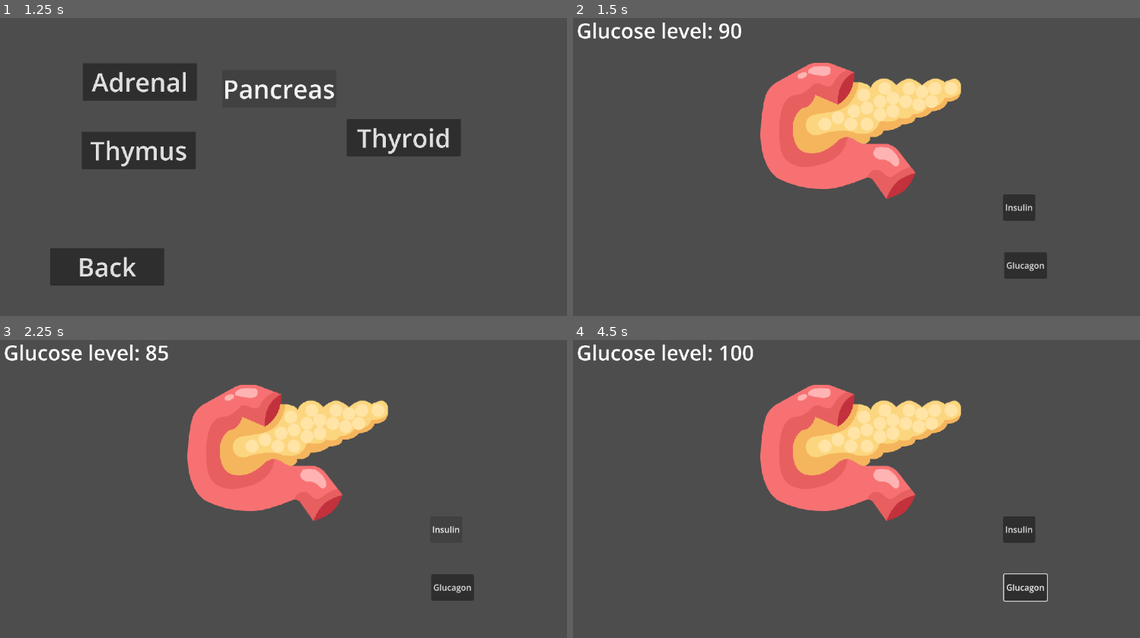
Above: before the commit, frames 1-4 (two rows, left to right).
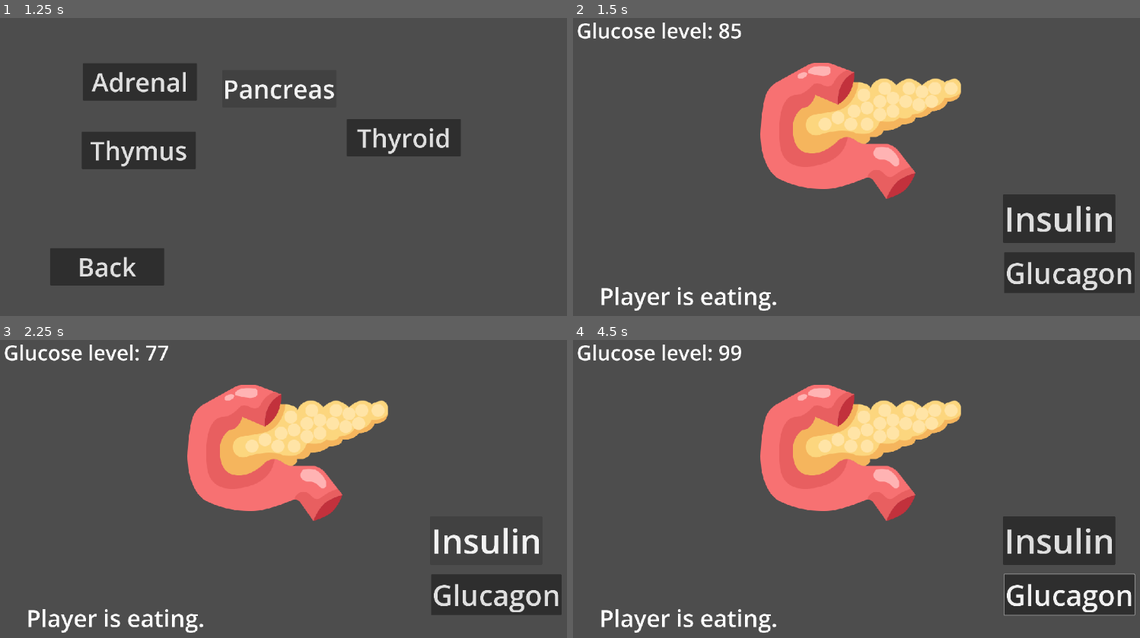
Above: after the commit, the same moments.

Repository: NileKnight1/hormonal-coordination
Game: Godot game, scene res://scenes/main_menu.tscn
Two runs of this game, one before a commit and one after it. Both use one fixed random seed, a clock stepped at 60 frames per second and the inputs below.
Inputs (mouse positions are in pixels of both pictures, inside the frame that each line leads up to):
- Up to frame 1 (1.25 s): click "Play as Gland" at 0.5 s
- Up to frame 2 (1.5 s): click "Pancreas" at 1.25 s
- Up to frame 3 (2.25 s): click "Insulin" at 2 s
- Up to frame 4 (4.5 s): click "Glucagon" at 2.75 s; tap Enter at 3.5 s; move the mouse to (992, 474) at 3.52 s; hold Right 3.53-4.28 s; tap Alt at 3.6 s; click (992, 474) at 3.67 s; tap Space at 4.25 s; move the mouse to (737, 509) at 4.27 s; hold Down from 4.28 s (still down); tap Shift at 4.35 s

Frame 1 is identical in both runs. In frame 2, 6.1% of the frame differs, in the area x 4-100%, y 1-99%; in frame 3, 4.0%; in frame 4, 6.3%.

Commit message:
i put events for pancreas that change glucose level and should be controlled by insulin and glucagon

Diff:
--- a/scenes/pancreas.gd
+++ /dev/null
@@ -1,24 +0,0 @@
-extends Node2D
-
-
-@onready var glucose_level_label = $Node/glucose_level
-var glucose_level = 90
-
-
-func _ready() -> void:
-	pass # Replace with function body.
-
-
-# Called every frame. 'delta' is the elapsed time since the previous frame.
-func _process(delta: float) -> void:
-	pass
-
-
-func _on_insulin_button_down() -> void:
-	glucose_level_label.text = "Glucose level: " + str(glucose_level - 5)
-	glucose_level -= 5
-
-
-func _on_glucagon_button_down() -> void:
-	glucose_level_label.text = "Glucose level: " + str(glucose_level + 5)
-	glucose_level += 5
--- a/scenes/pancreas.tscn
+++ b/scenes/pancreas.tscn
@@ -1,7 +1,7 @@
 [gd_scene format=3 uid="uid://4agiv0bp4wdw"]
 
 [ext_resource type="Texture2D" uid="uid://bnt7qqmfkoo10" path="res://assets/2864303.png" id="1_0pd53"]
-[ext_resource type="Script" uid="uid://w0jiuqgea12" path="res://scenes/pancreas.gd" id="1_c3nsg"]
+[ext_resource type="Script" uid="uid://w0jiuqgea12" path="res://scripts/pancreas.gd" id="1_c3nsg"]
 
 [node name="Node2D" type="Node2D" unique_id=457058763]
 script = ExtResource("1_c3nsg")
@@ -17,12 +17,24 @@
 layout_mode = 3
 anchors_preset = 0
 
+[node name="status" type="Label" parent="Node" unique_id=1936103788]
+layout_mode = 0
+offset_left = -493.0
+offset_top = 209.0
+offset_right = 134.0
+offset_bottom = 316.0
+scale = Vector2(0.57, 0.57)
+theme_override_font_sizes/font_size = 78
+text = "Player is nothing"
+
 [node name="insulin" type="Button" parent="Node" unique_id=1269174935]
 layout_mode = 0
 offset_left = 272.0
 offset_top = 47.0
 offset_right = 322.0
 offset_bottom = 97.0
+scale = Vector2(0.505, 0.505)
+theme_override_font_sizes/font_size = 127
 text = "Insulin"
 
 [node name="glucagon" type="Button" parent="Node" unique_id=1664811586]
@@ -31,6 +43,8 @@
 offset_top = 157.0
 offset_right = 355.0
 offset_bottom = 207.0
+scale = Vector2(0.48, 0.48)
+theme_override_font_sizes/font_size = 112
 text = "Glucagon"
 
 [node name="glucose_level" type="Label" parent="Node" unique_id=1744235648]
@@ -41,7 +55,7 @@
 offset_bottom = -239.0
 scale = Vector2(0.545, 0.545)
 theme_override_font_sizes/font_size = 72
-text = "Glucose level: 90"
+text = "Glucose level: 85"
 
 [connection signal="button_down" from="Node/insulin" to="." method="_on_insulin_button_down"]
 [connection signal="button_down" from="Node/glucagon" to="." method="_on_glucagon_button_down"]
--- a/scenes/pituitary.tscn
+++ b/scenes/pituitary.tscn
@@ -3,6 +3,11 @@
 [ext_resource type="Texture2D" uid="uid://tre3o8rwhrp" path="res://assets/image-removebg-preview.png" id="1_jhwi8"]
 
 [node name="Node2D" type="Node2D" unique_id=181875309]
+
+[node name="ImageRemovebgPreview" type="Sprite2D" parent="." unique_id=2139273411]
+position = Vector2(11, -117)
+scale = Vector2(0.724, 0.724)
+texture = ExtResource("1_jhwi8")
 
 [node name="Camera2D" type="Camera2D" parent="." unique_id=808609039]
 
@@ -12,7 +17,7 @@
 offset_right = 40.0
 offset_bottom = 40.0
 
-[node name="Button" type="Button" parent="Control" unique_id=1866667170]
+[node name="gh" type="Button" parent="Control" unique_id=1866667170]
 layout_mode = 0
 offset_left = 291.0
 offset_top = 106.0
@@ -22,7 +27,22 @@
 theme_override_font_sizes/font_size = 105
 text = "GH"
 
-[node name="ImageRemovebgPreview" type="Sprite2D" parent="." unique_id=2139273411]
-position = Vector2(11, -117)
-scale = Vector2(0.724, 0.724)
-texture = ExtResource("1_jhwi8")
+[node name="acth" type="Button" parent="Control" unique_id=143898230]
+layout_mode = 0
+offset_left = 295.0
+offset_top = -96.0
+offset_right = 458.0
+offset_bottom = 56.0
+scale = Vector2(0.545, 0.545)
+theme_override_font_sizes/font_size = 105
+text = "ACTH"
+
+[node name="adh" type="Button" parent="Control" unique_id=2073041327]
+layout_mode = 0
+offset_left = 299.00003
+offset_top = 9.0
+offset_right = 581.0
+offset_bottom = 161.0
+scale = Vector2(0.545, 0.545)
+theme_override_font_sizes/font_size = 105
+text = "ADH"
--- /dev/null
+++ b/scripts/pancreas.gd
@@ -0,0 +1,80 @@
+extends Node2D
+
+
+@onready var glucose_level_label = $Node/glucose_level
+@onready var status_label = $Node/status
+
+var glucose_level = 0
+
+
+#
+#func wait(x):
+	#await get_tree().create_timer(x).timeout
+
+
+func _ready() -> void:
+	glucose_change(85)
+	run()
+
+func death():
+	print("You're dead")
+
+func run():
+	while true:
+		var temp = randi_range(0,3)
+
+		match temp:
+			0:
+				await exercise()
+			1:
+				await fasting()
+			2:
+				await fastfood()
+			3:
+				await eating()
+
+		await get_tree().create_timer(5).timeout
+
+
+func glucose_change(x):
+	glucose_level += x
+	glucose_level_label.text = "Glucose level: " + str(glucose_level)
+	if glucose_level < 0:
+		death()
+	if glucose_level > 500:
+		death()
+
+func _on_insulin_button_down() -> void:
+	glucose_change(-8)
+
+
+func _on_glucagon_button_down() -> void:
+	glucose_level_label.text = "Glucose level: " + str(glucose_level + 5)
+	glucose_change(4)
+
+func eating():
+	status_label.text = "Player is eating."
+	for x in range(5):
+		await get_tree().create_timer(2).timeout
+		glucose_change(10)
+
+func fasting():
+	status_label.text = "Player is fasting."
+
+	for x in range(5):
+		await get_tree().create_timer(3).timeout
+		glucose_change(-5)
+
+func fastfood():
+	status_label.text = "Player is eating fast food."
+
+	for x in range(5):
+		await get_tree().create_timer(1).timeout
+		glucose_change(+15)
+
+func exercise():
+	status_label.text = "Player is doing exercise."
+
+	for x in range(7):
+		await get_tree().create_timer(2).timeout
+		glucose_change(-5)
Renamed: scenes/pancreas.gd.uid -> scripts/pancreas.gd.uid
